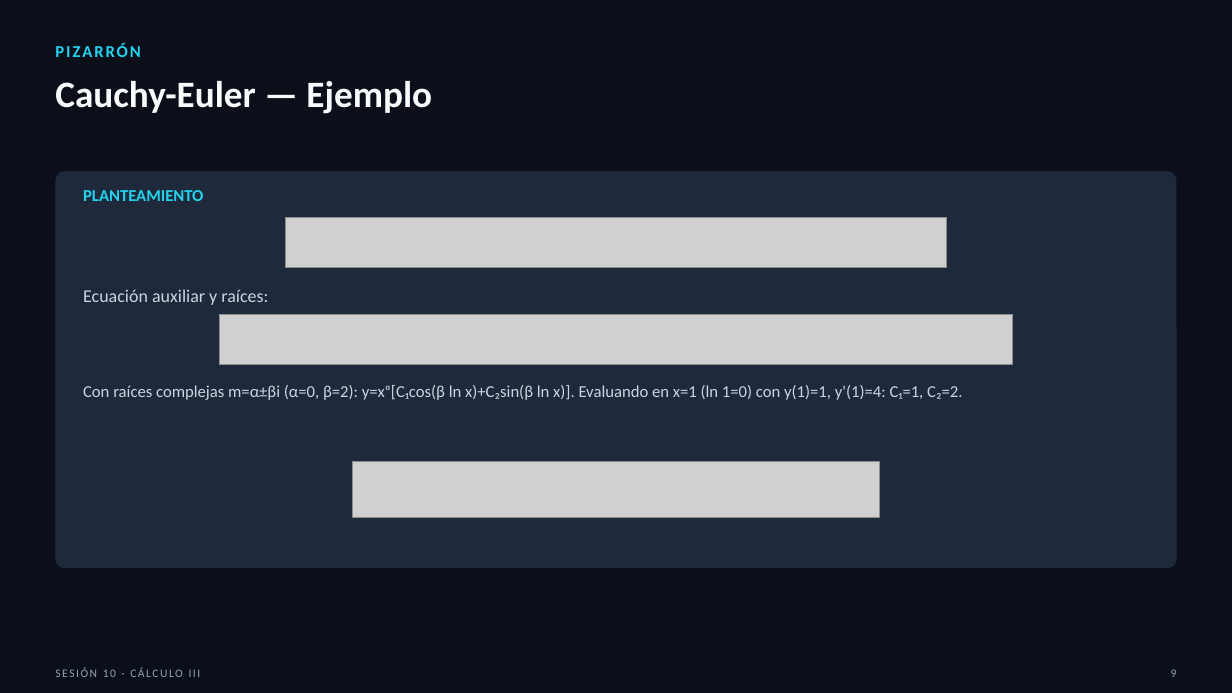
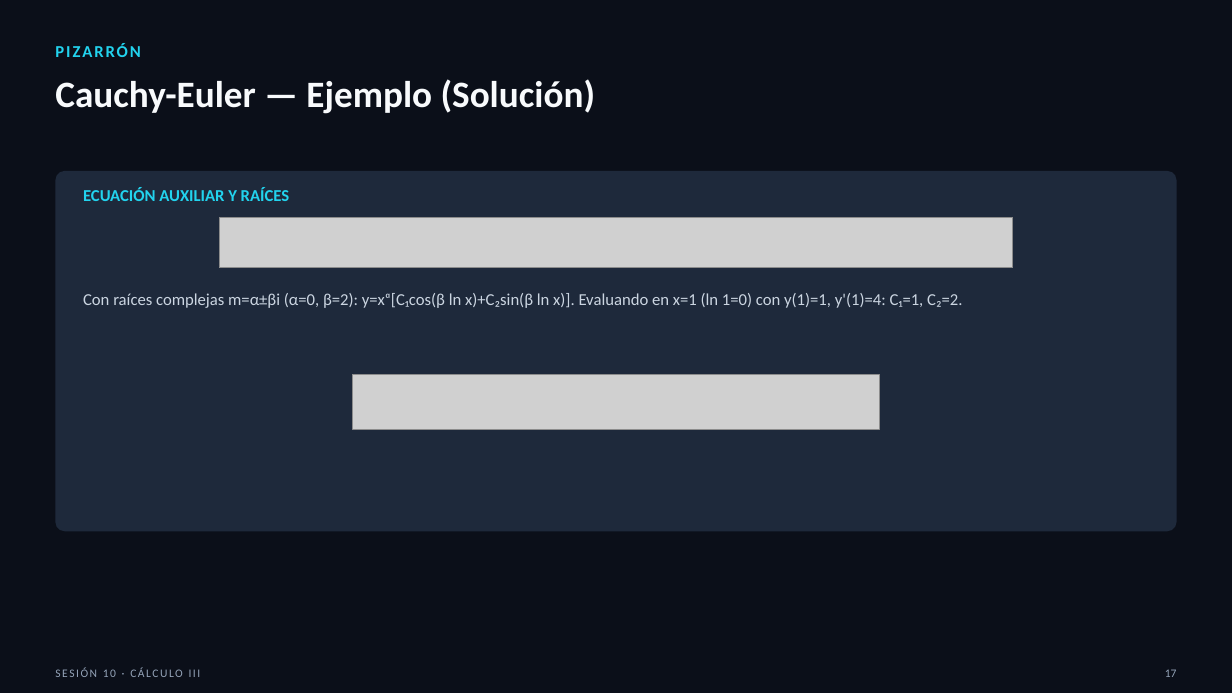
Before and after one commit to SernaEd/FirmsSimulationClass, a slide deck: slide 17 of sesion10/Sesion10_Metodos_de_Solucion.pptx (slide 9 before the commit). Drawn at 1232x693 pixels with LibreOffice and Linux fonts; fonts in the diff are those of the drawing; grey boxes stand for pictures. Boxes give left, top, right and bottom in pixels: in the first picture for what was removed or moved away, otherwise in the second. Text is boxed around its words. In the diff, an @@ line names an element or a change of style, - is before the commit and + after.

```diff
--- a/sesion10/Sesion10_Metodos_de_Solucion.pptx
+++ b/sesion10/Sesion10_Metodos_de_Solucion.pptx
@@ text at box(55, 79, 596, 114): text changed @@
-Cauchy-Euler — Ejemplo
+Cauchy-Euler — Ejemplo (Solución)
@@ rounded rectangle: place and size @@
-rounded rectangle at box(55, 171, 1177, 568)
+rounded rectangle at box(55, 171, 1177, 531)
@@ rounded rectangle at box(55, 171, 1177, 531): proportions changed @@
@@ text at box(83, 188, 290, 201): text changed; size 14 to 13 pt; text colour #CBD5E1 to #22D3EE; bold on @@
-Ecuación auxiliar y raíces:
+ECUACIÓN AUXILIAR Y RAÍCES
@@ text removed at box(83, 190, 203, 201) @@
-PLANTEAMIENTO
@@ picture: place and size @@
-picture at box(219, 314, 1013, 365)
+picture at box(219, 217, 1013, 268)
@@ picture removed at box(285, 217, 946, 268) @@
@@ text "Con raíces complejas m=α±βi (α=0, ...": place and size @@
-text "Con raíces complejas m=α±βi (α=0, ..." at box(83, 385, 962, 400)
+text "Con raíces complejas m=α±βi (α=0, ..." at box(83, 293, 962, 308)
@@ picture: place and size @@
-picture at box(353, 462, 879, 518)
+picture at box(353, 374, 879, 430)
@@ text at box(1165, 669, 1177, 677): text changed @@
-9
+17
```
Also in this commit, not shown: 15 other slides changed, 9 slides added, 2 other files.
